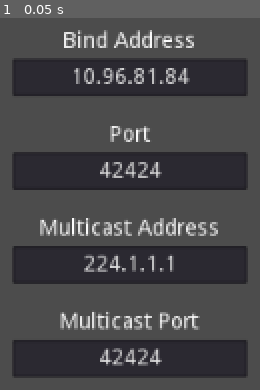
Above: before the commit, frame 1.
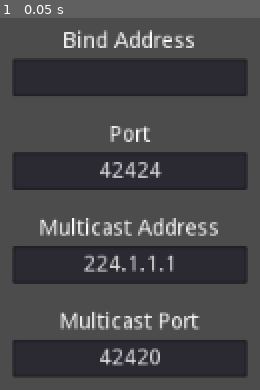
Above: after the commit, the same moment.

Repository: utahrobotics/lunabase_gui
Game: Godot game, scene res://scenes/bind_addr.tscn
Same seed, same stepped clock (60 frames per second), same inputs: the game is played once before the commit and once after it.
Inputs:
- Up to frame 1 (0.05 s): no input

The runs differ from the first frame. In frame 1, 1.1% of the frame differs, in the area x 28-74%, y 13-94%.

Commit message:
Added auto address search and removed logs

Diff:
--- a/scenes/bind_addr.tscn
+++ b/scenes/bind_addr.tscn
@@ -8,10 +8,6 @@
 onready var bind_port_in: LineEdit = $VBoxContainer/LineEdit2
 onready var multicast_addr_in: LineEdit = $VBoxContainer/LineEdit3
 onready var multicast_port_in: LineEdit = $VBoxContainer/LineEdit4
-
-
-func _ready():
-	print(IP.get_local_interfaces())
 
 
 func check_inputs():
@@ -35,6 +31,16 @@
 
 
 signal valid_input
+
+
+func _ready():
+	for interface in IP.get_local_interfaces():
+		var type : String = interface[\"friendly\"].to_lower()
+		if type == \"wifi\" or type == \"wi-fi\":
+			for addr in interface[\"addresses\"]:
+				if addr.count(\".\") == 3:
+					text = addr
+					return
 
 
 func _on_LineEdit_text_entered(new_text: String):
@@ -96,6 +102,7 @@
 margin_top = 189.0
 margin_right = 587.0
 margin_bottom = 411.0
+alignment = 1
 
 [node name="Label" type="Label" parent="VBoxContainer"]
 margin_right = 150.0
@@ -108,7 +115,6 @@
 margin_right = 150.0
 margin_bottom = 42.0
 rect_min_size = Vector2( 150, 0 )
-text = "10.96.81.84"
 align = 1
 script = SubResource( 1 )
 
@@ -174,7 +180,7 @@
 margin_right = 150.0
 margin_bottom = 222.0
 rect_min_size = Vector2( 100, 0 )
-text = "42424"
+text = "42420"
 align = 1
 script = SubResource( 4 )
 
--- a/scripts/bot_server.gd
+++ b/scripts/bot_server.gd
@@ -3,6 +3,7 @@
 
 # TODO Add PS4 control enums
 enum {
+	REQUEST_TERMINATE,
 	ODOMETRY,
 	ARM_ANGLE,
 	AUTONOMY_STAGE,
@@ -16,20 +17,11 @@
 signal packet_received(delta)
 
 const DEADZONE := 0.05
-const LOG_FILENAME := "LUNABOT.LOG"
 const BROADCAST_DELAY := 1.0
 
 var receiver := PacketPeerUDP.new()
 var bot: PacketPeerUDP
 var broadcaster := PacketPeerUDP.new()
-#var logs := {
-#	ODOMETRY: [],
-#	ARM_ANGLE: [],
-#	AUTONOMY_STAGE: [],
-#	AUTONOMY_BIT: [],
-#	PATHING: [],
-#	COST_MAP: []
-#}
 #var autonomy := true setget set_autonomy
 
 var _last_packet_time := OS.get_system_time_msecs()
@@ -75,7 +67,6 @@
 	if interface_name.empty():
 		return ERR_CANT_RESOLVE
 
-	print(interface_name)
 	var err := broadcaster.join_multicast_group(addr, interface_name)
 
 	if err != OK:
@@ -100,6 +91,7 @@
 	bind_addr = addr
 	bind_port = port
 	set_process_input(true)
+	listening = true
 	return OK
 
 
@@ -109,6 +101,7 @@
 			broadcast_timer += delta
 		else:
 			broadcast_timer = 0
+			# warning-ignore:return_value_discarded
 			broadcaster.put_packet((bind_addr + ":" + str(bind_port)).to_utf8())
 
 	if not listening: return
@@ -132,9 +125,9 @@
 		broadcasting = false
 
 	match msg[0]:
-		0:
+		REQUEST_TERMINATE:
 			print("Bot has requested to terminate")
-		1:
+		ODOMETRY:
 			# Pass data to rust module to deserialize
 			pass
 		_:
@@ -164,8 +157,6 @@
 #
 #			_:
 #				prints("Received unrecognized enum:", key)
-#
-#		logs[key].append([get_runtime(), data])
 
 
 func _input(event):
@@ -210,13 +201,6 @@
 	}
 
 
-#func _exit_tree():
-#	var log_file := File.new()
-#	# warning-ignore:return_value_discarded
-#	log_file.open(LOG_FILENAME, File.WRITE)
-#	log_file.store_string(to_json(logs))
-
-
 func get_runtime() -> int:
 	return OS.get_system_time_secs() - start_time
 
